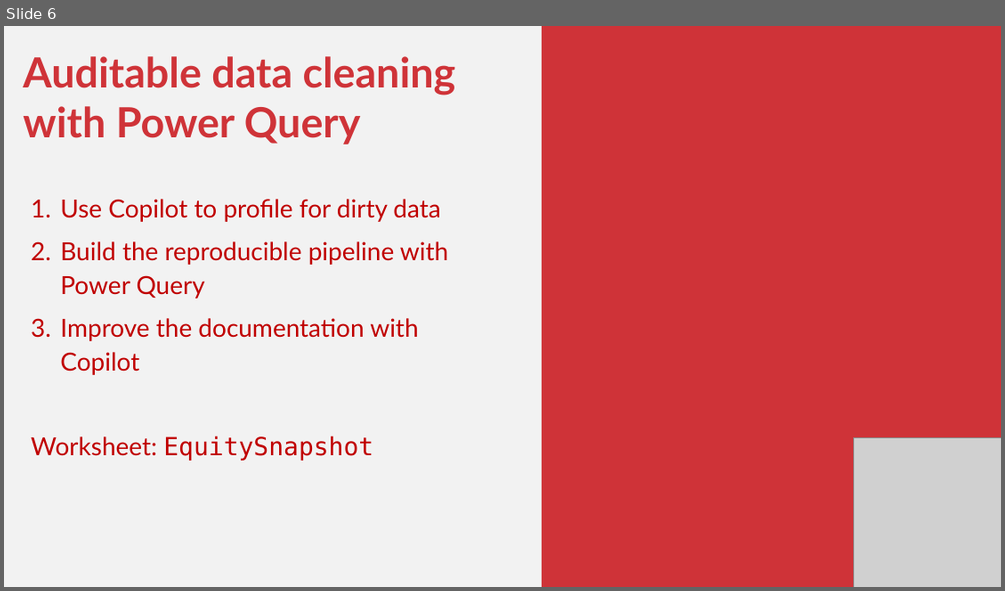
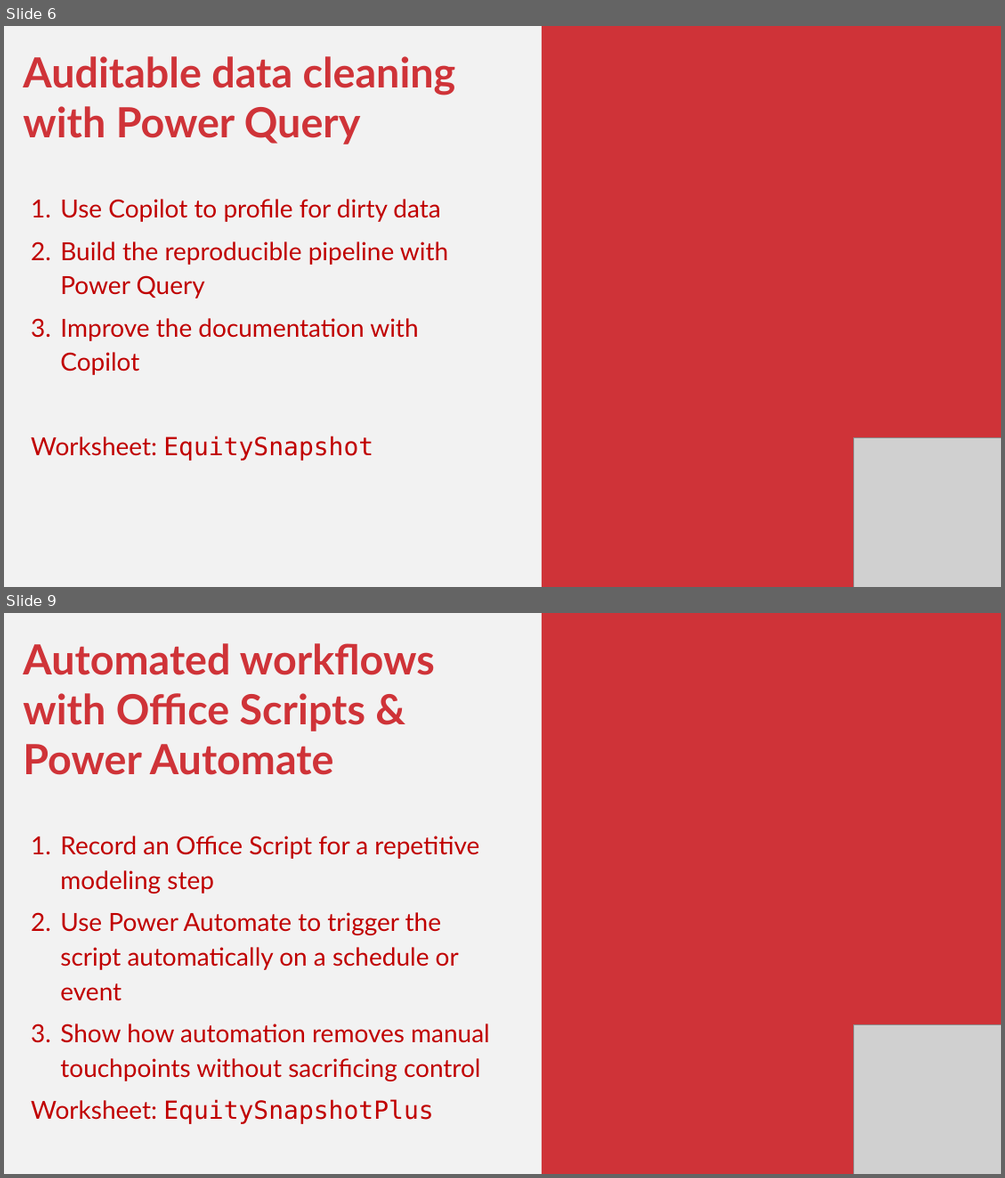
Before and after one commit to stringfestdata/ai-excel-financial-modelers-fmi, a slide deck: ai-financial-modeling-fmi.pptx. Shown one above the other, each under a label of ours: slide 6 before the commit, slides 6 and 9 after it; the slides between them are not shown. The pictures are 1005x591 and 1005x1178 pixels, drawn with LibreOffice and Linux fonts; fonts in the diff are those of the drawing; grey boxes stand for pictures. Boxes give left, top, right and bottom in pixels: in the first picture for what was removed or moved away, otherwise in the second. Text is boxed around its words. In the diff, an @@ line names an element or a change of style, - is before the commit and + after.

```diff
--- a/ai-financial-modeling-fmi.pptx
+++ b/ai-financial-modeling-fmi.pptx
@@ slide 9 added at box(4, 613, 1001, 1174), background #F2F2F2 @@
@@ rectangle added at box(542, 613, 1001, 1174), fill #CF3338 @@
@@ text added at box(23, 643, 490, 1081), 36 pt, text #C00000 @@
+Automated workflows with Office Scripts & Power Automate
+1. Record an Office Script for a repetitive modeling step
+2. Use Power Automate to trigger the script automatically on a schedule or event
+3. Show how automation removes manual touchpoints without sacrificing control
+Worksheet: EquitySnapshotPlus
@@ picture added at box(853, 1024, 1001, 1174) @@
```
Also in this commit, not shown: 4 other slides added, 2 slides removed, 5 other files.
